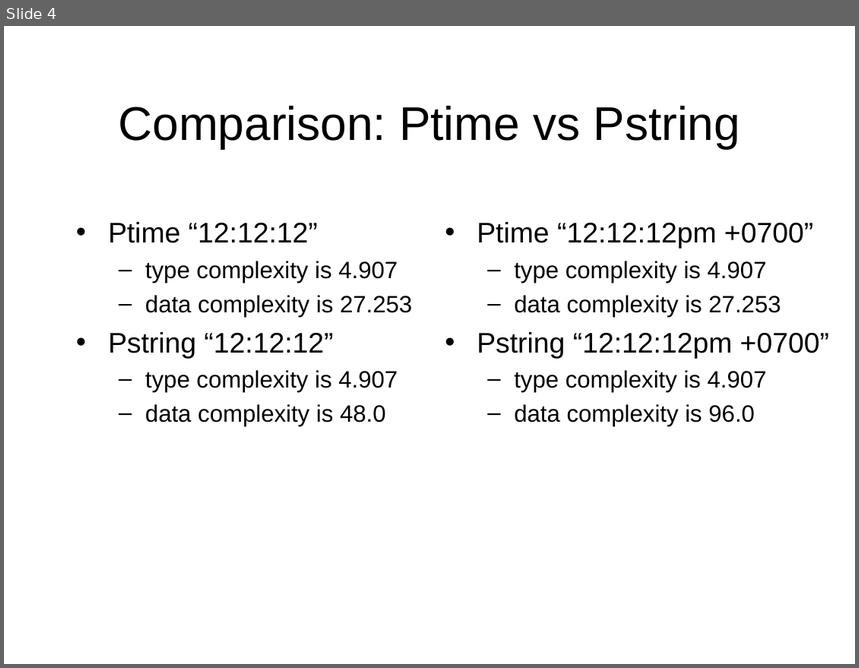
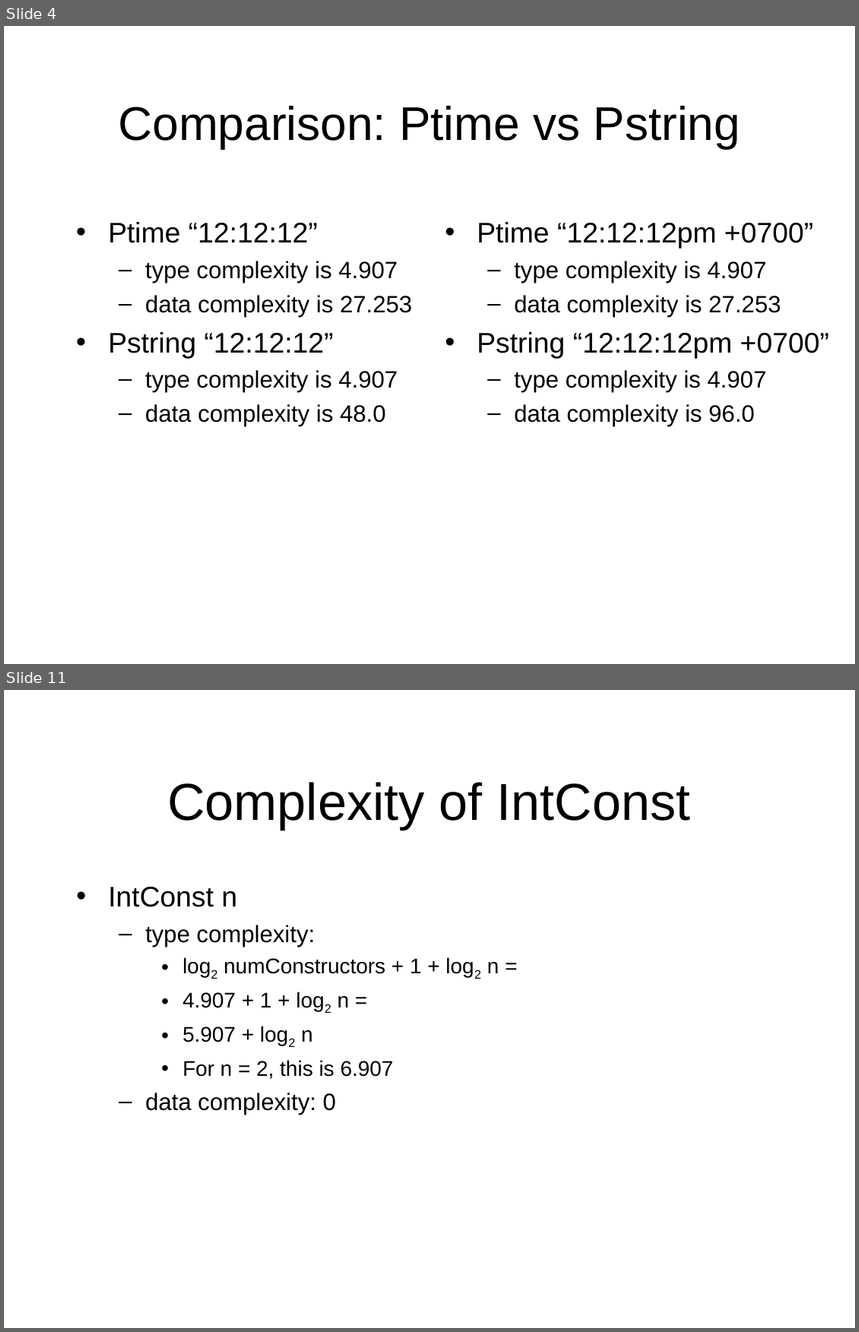
Before and after one commit to cornell-pl/forest, a slide deck: pads/documents/scoring/Comparisons.ppt. Shown one above the other, each under a label of ours: slide 4 before the commit, slides 4 and 11 after it; the slides between them are not shown. The pictures are 859x668 and 859x1332 pixels, drawn with LibreOffice and Linux fonts; fonts in the diff are those of the drawing. Boxes give left, top, right and bottom in pixels: in the first picture for what was removed or moved away, otherwise in the second. Text is boxed around its words. In the diff, an @@ line names an element or a change of style, - is before the commit and + after.

```diff
--- a/pads/documents/scoring/Comparisons.ppt
+++ b/pads/documents/scoring/Comparisons.ppt
@@ slide 11 added at (4,690,855,1328), background #FFFFFF @@
@@ title added at (167,782,691,830), 44 pt, text #000000 @@
+Complexity of IntConst
@@ text added at (108,887,500,1115), 18 pt, text #000000 @@
+• IntConst n
+  – type complexity:
+    • log2 numConstructors + 1 + log2 n =
+    • 4.907 + 1 + log2 n =
+    • 5.907 + log2 n
+    • For n = 2, this is 6.907
+  – data complexity: 0
```
Also in this commit, not shown: 5 slides changed, 6 other slides added.
